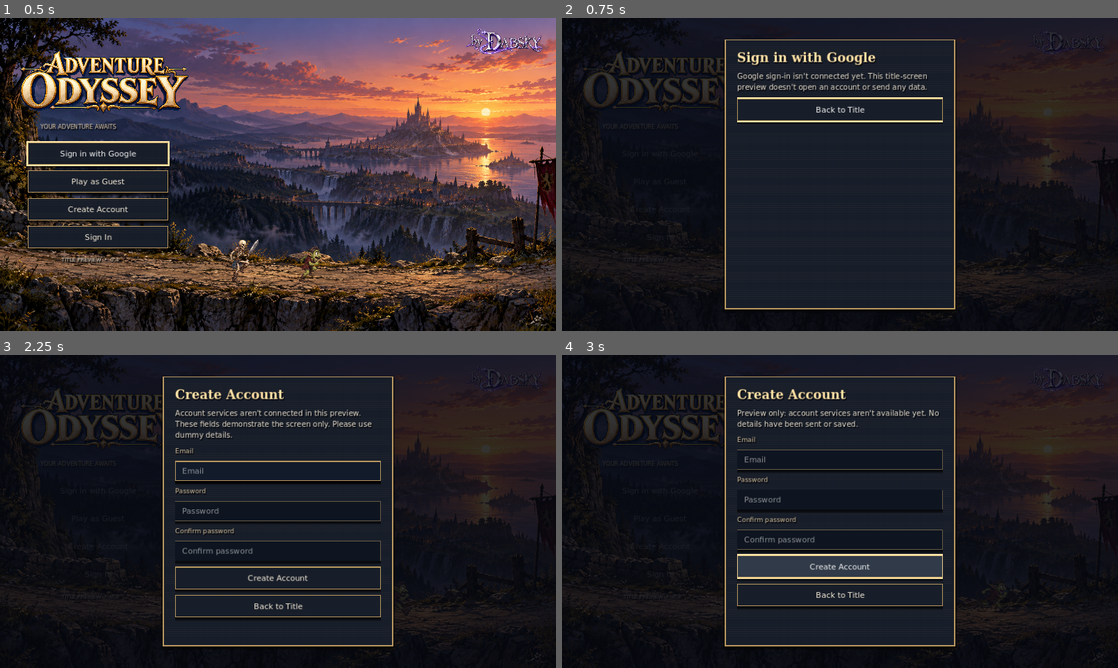
Above: before the commit, frames 1-4 (two rows, left to right).
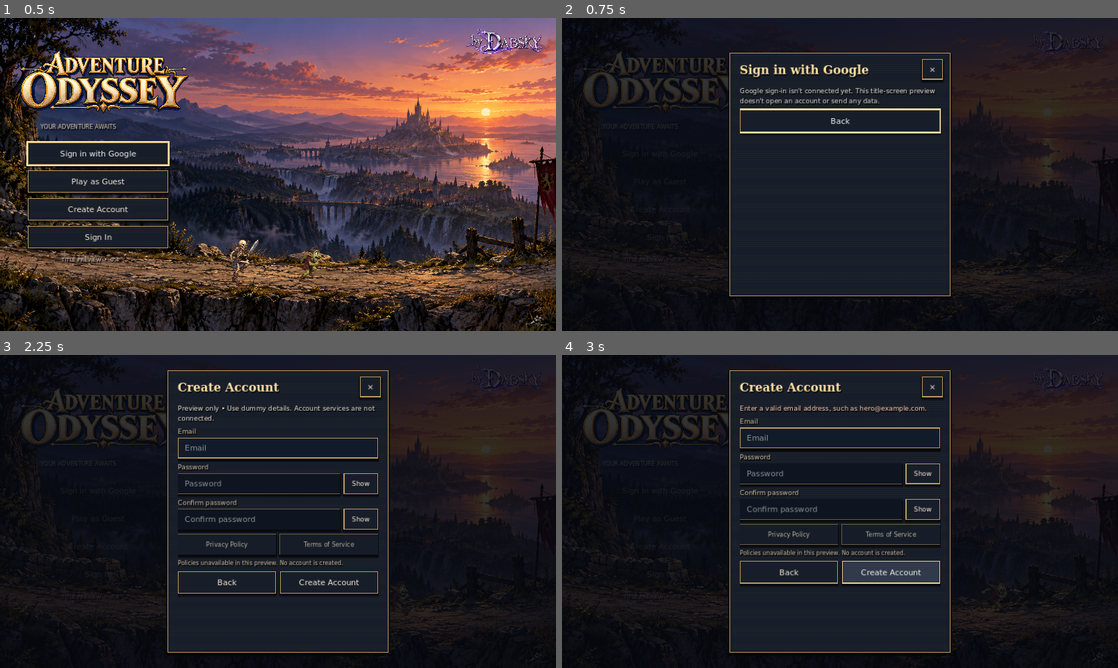
Above: after the commit, the same moments.

Repository: demetrecerrone-star/Adventure-Odyssey
Game: Godot game, scene res://scenes/main.tscn
Two runs of this game, one before a commit and one after it. Both use one fixed random seed, a clock stepped at 60 frames per second and the inputs below.
Inputs (mouse positions are in pixels of both pictures, inside the frame that each line leads up to):
- Up to frame 1 (0.5 s): no input
- Up to frame 2 (0.75 s): click "Sign in with Google" at 0.5 s
- Up to frame 3 (2.25 s): click (278, 445) at 1.25 s, where only the run before the commit has a clickable "Back to Title"; click "Create Account" at 2 s
- Up to frame 4 (3 s): click "Create Account" at 2.75 s

Frame 1 is identical in both runs. In frame 2, 5.8% of the frame differs, in the area x 29-71%, y 6-94%; in frame 3, 9.1%; in frame 4, 10%, in the area x 29-71%, y 4-96%.

Commit message:
Refine account preview panel and interaction coverage

Diff:
--- a/src/main.gd
+++ b/src/main.gd
@@ -13,6 +13,10 @@
 var modal_panel: Panel
 var modal_box: VBoxContainer
 var notice: Label
+var modal_scroll: ScrollContainer
+var password_toggles: Array[Button] = []
+var legal_controls: Array[Button] = []
+var modal_close: Button
 var fields: Array[LineEdit] = []
 var buttons: Array[Button] = []
 var previous_focus: Control
@@ -139,8 +143,19 @@
 	brand.position = Vector2(safe.end.x - brand.size.x, safe.position.y)
 	if is_instance_valid(modal):
 		modal.size = size
-		modal_panel.size = Vector2(minf(530, safe.size.x), minf(620, safe.size.y))
-		modal_panel.position = safe.get_center() - modal_panel.size * 0.5
+		_layout_modal(_keyboard_safe_rect(safe))
+
+func _keyboard_safe_rect(safe: Rect2) -> Rect2:
+	if OS.has_feature("android"):
+		var screen := Vector2(DisplayServer.screen_get_size())
+		var keyboard_height := DisplayServer.virtual_keyboard_get_height()
+		if screen.y > 0 and keyboard_height > 0:
+			safe = safe.intersection(Rect2(Vector2.ZERO, Vector2(size.x, size.y - keyboard_height * size.y / screen.y)))
+	return safe
+
+func _layout_modal(safe: Rect2) -> void:
+	modal_panel.size = Vector2(minf(510, safe.size.x), minf(650 if modal_kind == "create" else 560, safe.size.y))
+	modal_panel.position = safe.get_center() - modal_panel.size * 0.5
 
 func open_modal(kind: String) -> void:
 	if is_instance_valid(modal):
@@ -161,39 +176,59 @@
 	modal_panel.set_script(TEXTURED_PANEL)
 	modal_panel.add_theme_stylebox_override("panel", _style(INK, BRASS))
 	modal.add_child(modal_panel)
-	var scroll := ScrollContainer.new()
-	scroll.set_anchors_and_offsets_preset(Control.PRESET_FULL_RECT)
-	scroll.offset_left = 28
-	scroll.offset_top = 24
-	scroll.offset_right = -28
-	scroll.offset_bottom = -24
-	scroll.horizontal_scroll_mode = ScrollContainer.SCROLL_MODE_DISABLED
-	modal_panel.add_child(scroll)
+	var headings := {"signin": "Sign In", "create": "Create Account", "google": "Sign in with Google", "guest": "Title Preview"}
+	var heading := _label(headings[kind], 27, Color("ffe1a5"), TITLE)
+	heading.position = Vector2(24, 22)
+	modal_panel.add_child(heading)
+	modal_close = _button("×")
+	modal_close.tooltip_text = "Close and return to title"
+	modal_close.custom_minimum_size = Vector2(48, 48)
+	modal_close.set_anchors_and_offsets_preset(Control.PRESET_TOP_RIGHT)
+	modal_close.offset_left = -66
+	modal_close.offset_right = -18
+	modal_close.offset_top = 14
+	modal_close.offset_bottom = 62
+	modal_close.pressed.connect(close_modal)
+	modal_panel.add_child(modal_close)
+	modal_scroll = ScrollContainer.new()
+	modal_scroll.set_anchors_and_offsets_preset(Control.PRESET_FULL_RECT)
+	modal_scroll.offset_left = 24
+	modal_scroll.offset_top = 78
+	modal_scroll.offset_right = -24
+	modal_scroll.offset_bottom = -20
+	modal_scroll.horizontal_scroll_mode = ScrollContainer.SCROLL_MODE_DISABLED
+	modal_scroll.follow_focus = true
+	modal_panel.add_child(modal_scroll)
 	modal_box = VBoxContainer.new()
 	modal_box.size_flags_horizontal = Control.SIZE_EXPAND_FILL
-	modal_box.add_theme_constant_override("separation", 13)
-	scroll.add_child(modal_box)
-	var headings := {"signin": "Sign In", "create": "Create Account", "google": "Sign in with Google", "guest": "Title Preview"}
-	modal_box.add_child(_label(headings[kind], 29, Color("ffe1a5"), TITLE))
-	notice = _label("", 17, Color("e6decd"))
+	modal_box.add_theme_constant_override("separation", 10)
+	modal_scroll.add_child(modal_box)
+	notice = _label("", 15, Color("e6decd"))
 	notice.autowrap_mode = TextServer.AUTOWRAP_WORD_SMART
 	modal_box.add_child(notice)
 	if kind == "signin" or kind == "create":
-		notice.text = "Account services aren't connected in this preview. These fields demonstrate the screen only. Please use dummy details."
+		notice.text = "Preview only • Use dummy details. Account services are not connected."
 		_add_field("Email", false)
 		_add_field("Password", true)
 		if kind == "create":
 			_add_field("Confirm password", true)
-		var submit := _button("Create Account" if kind == "create" else "Sign In")
-		submit.pressed.connect(_submit_preview)
-		modal_box.add_child(submit)
+			_add_legal_preview()
 	elif kind == "google":
 		notice.text = "Google sign-in isn't connected yet. This title-screen preview doesn't open an account or send any data."
 	else:
 		notice.text = "You're viewing the first title-screen milestone. The new adventure is still being built.\n\nEnjoy the kingdom view and the chase!"
-	var close := _button("Back to Title")
+	var actions := HBoxContainer.new()
+	actions.add_theme_constant_override("separation", 10)
+	modal_box.add_child(actions)
+	var close := _button("Back")
+	close.size_flags_horizontal = Control.SIZE_EXPAND_FILL
 	close.pressed.connect(close_modal)
-	modal_box.add_child(close)
+	actions.add_child(close)
+	if kind == "signin" or kind == "create":
+		var submit := _button("Create Account" if kind == "create" else "Sign In")
+		submit.size_flags_horizontal = Control.SIZE_EXPAND_FILL
+		submit.pressed.connect(_submit_preview)
+		actions.add_child(submit)
 	_layout()
 	if fields.size() > 0:
 		fields[0].grab_focus()
@@ -201,24 +236,94 @@
 		close.grab_focus()
 
 func _add_field(caption: String, secret: bool) -> void:
-	modal_box.add_child(_label(caption, 15, Color("cfbb98")))
+	var group := VBoxContainer.new()
+	group.add_theme_constant_override("separation", 4)
+	modal_box.add_child(group)
+	group.add_child(_label(caption, 15, Color("cfbb98")))
+	var row := HBoxContainer.new()
+	row.add_theme_constant_override("separation", 8)
+	group.add_child(row)
 	var field := LineEdit.new()
 	field.placeholder_text = caption
+	field.tooltip_text = caption
 	field.secret = secret
-	field.custom_minimum_size.y = 46
+	field.custom_minimum_size = Vector2(0, 48)
+	field.size_flags_horizontal = Control.SIZE_EXPAND_FILL
 	field.max_length = 254
 	field.virtual_keyboard_type = LineEdit.KEYBOARD_TYPE_PASSWORD if secret else LineEdit.KEYBOARD_TYPE_EMAIL_ADDRESS
+	field.add_theme_color_override("font_color", Color("f4ead8"))
 	field.add_theme_stylebox_override("normal", _style(Color("0e1520"), Color("695b47"), 1))
 	field.add_theme_stylebox_override("focus", _style(Color("121b2a"), BRASS))
-	field.text_submitted.connect(func(_text): _submit_preview())
-	modal_box.add_child(field)
+	var index := fields.size()
+	field.text_submitted.connect(func(_text):
+		if index + 1 < fields.size():
+			fields[index + 1].grab_focus()
+		else:
+			_submit_preview()
+	)
+	row.add_child(field)
 	fields.append(field)
+	if secret:
+		var toggle := _button("Show")
+		toggle.custom_minimum_size = Vector2(80, 48)
+		toggle.add_theme_font_size_override("font_size", 15)
+		toggle.toggle_mode = true
+		toggle.tooltip_text = "Show " + caption.to_lower()
+		toggle.toggled.connect(func(visible_password: bool):
+			field.secret = not visible_password
+			toggle.text = "Hide" if visible_password else "Show"
+			toggle.tooltip_text = ("Hide " if visible_password else "Show ") + caption.to_lower()
+		)
+		row.add_child(toggle)
+		password_toggles.append(toggle)
+
+func _add_legal_preview() -> void:
+	var row := HBoxContainer.new()
+	row.add_theme_constant_override("separation", 8)
+	modal_box.add_child(row)
+	for caption in ["Privacy Policy", "Terms of Service"]:
+		var link := _button(caption)
+		link.custom_minimum_size.y = 48
+		link.size_flags_horizontal = Control.SIZE_EXPAND_FILL
+		link.add_theme_font_size_override("font_size", 14)
+		link.add_theme_stylebox_override("disabled", _style(Color("161d28"), Color("695b47"), 1))
+		link.add_theme_color_override("font_disabled_color", Color("b6ac98"))
+		link.disabled = true
+		link.tooltip_text = "Unavailable in this preview: approved document not supplied"
+		row.add_child(link)
+		legal_controls.append(link)
+	var explanation := _label("Policies unavailable in this preview. No account is created.", 13, Color("cfbb98"))
+	explanation.autowrap_mode = TextServer.AUTOWRAP_WORD_SMART
+	modal_box.add_child(explanation)
+
+func _validation_error(message: String, index: int) -> void:
+	notice.text = message
+	notice.add_theme_color_override("font_color", Color("ffcbac"))
+	fields[index].grab_focus()
+	modal_scroll.scroll_vertical = 0
 
 func _submit_preview() -> void:
-	# No network calls, account creation, authentication, password logging or persistence.
-	notice.text = "Preview only: account services aren't available yet. No details have been sent or saved."
+	# UI validation only. No network calls, account creation, logging or persistence.
+	var email := fields[0].text.strip_edges()
+	var email_pattern := RegEx.new()
+	email_pattern.compile("^[^\\s@]+@[^\\s@]+\\.[^\\s@]+$")
+	if email_pattern.search(email) == null:
+		_validation_error("Enter a valid email address, such as hero@example.com.", 0)
+		return
+	if fields[1].text.length() < 8:
+		_validation_error("Use at least 8 characters for this preview password.", 1)
+		return
+	if modal_kind == "create" and fields[1].text != fields[2].text:
+		_validation_error("Your passwords don't match. Try again.", 2)
+		return
+	notice.add_theme_color_override("font_color", Color("e6decd"))
+	notice.text = "Fields checked. Account services aren't available yet. No account was created and no details were sent or saved."
 	for field in fields:
 		field.clear()
+	for toggle in password_toggles:
+		toggle.button_pressed = false
+	fields[0].grab_focus()
+	modal_scroll.scroll_vertical = 0
 
 func close_modal() -> void:
 	if not is_instance_valid(modal):
@@ -226,6 +331,9 @@
 	for field in fields:
 		field.clear()
 	fields.clear()
+	password_toggles.clear()
+	legal_controls.clear()
+	DisplayServer.virtual_keyboard_hide()
 	remove_child(modal)
 	modal.queue_free()
 	modal = null
@@ -271,6 +379,8 @@
 		runners.append(sprite)
 
 func _process(delta: float) -> void:
+	if is_instance_valid(modal) and OS.has_feature("android"):
+		_layout()
 	elapsed += delta
 	for i in range(runners.size()):
 		var x := fmod(elapsed * 112 + size.x * 0.55, size.x + 420) - 200 + i * 150
--- a/tests/title_screenshot.gd
+++ b/tests/title_screenshot.gd
@@ -29,6 +29,21 @@
 	scene.close_modal()
 	scene.open_modal("create")
 	await capture("res://screenshots/title_create.png")
+	scene.fields[0].text = "hero@example.com"
+	scene.fields[1].text = "preview-only"
+	scene.fields[2].text = "different-preview"
+	scene._submit_preview()
+	await capture("res://screenshots/title_create_validation.png")
+	scene.close_modal()
+	root.size = Vector2i(800,450)
+	await process_frame
+	scene.open_modal("create")
+	await capture("res://screenshots/title_create_narrow.png")
+	# Exercise scrolling with a simulated keyboard/cutout region. This is not
+	# a device screenshot or evidence of an actual Android keyboard session.
+	scene._layout_modal(Rect2(44, 24, 712, 244))
+	scene.fields[2].grab_focus()
+	await capture("res://screenshots/title_create_keyboard_region.png")
 	scene.close_modal()
 	root.size = Vector2i(1600,720)
 	await process_frame
--- a/tests/title_test.gd
+++ b/tests/title_test.gd
@@ -25,8 +25,9 @@
 		if kind == "signin" or kind == "create":
 			check(scene.fields.size() == (3 if kind == "create" else 2), "correct fields")
 			check(scene.fields[1].secret, "password masked")
-			for field in scene.fields:
-				field.text = "dummy-preview"
+			scene.fields[0].text = "hero@example.com"
+			for index in range(1, scene.fields.size()):
+				scene.fields[index].text = "dummy-preview"
 			scene._submit_preview()
 			for field in scene.fields:
 				check(field.text.is_empty(), "dummy credentials cleared")
@@ -36,6 +37,51 @@
 		check(scene.modal == null and scene.fields.is_empty(), "modal removed and fields discarded")
 		check(not scene.buttons[0].disabled, "menu restored")
 		check(root.gui_get_focus_owner() != null, "keyboard focus restored")
+	scene.open_modal("create")
+	await process_frame
+	await process_frame
+	check(scene.password_toggles.size() == 2, "independent password visibility controls")
+	check(scene.legal_controls.size() == 2, "privacy and terms previews present")
+	for link in scene.legal_controls:
+		check(link.disabled, "unapproved policy never opens or claims consent")
+		check(link.size.y >= 48, "policy touch target")
+	check(scene.modal_close.size.x >= 48 and scene.modal_close.size.y >= 48, "close touch target")
+	check(scene.modal_scroll.follow_focus, "scroll follows keyboard focus")
+	check(scene.modal_box.size.y <= scene.modal_scroll.size.y, "compact panel fits standard landscape without scrolling")
+	scene._submit_preview()
+	check("valid email" in scene.notice.text, "empty email validation")
+	scene.fields[0].text = "bad email@example.com"
+	scene._submit_preview()
+	check("valid email" in scene.notice.text, "email whitespace rejected")
+	scene.fields[0].text = "hero@example.com"
+	scene.fields[1].text = "short"
+	scene._submit_preview()
+	check("8 characters" in scene.notice.text, "short password validation")
+	scene.fields[1].text = "dummy-password"
+	scene.fields[2].text = "other-password"
+	scene._submit_preview()
+	check("don't match" in scene.notice.text, "confirmation mismatch")
+	scene.password_toggles[0].button_pressed = true
+	check(not scene.fields[1].secret and scene.fields[2].secret, "show affects only chosen field")
+	scene.password_toggles[0].button_pressed = false
+	check(scene.fields[1].secret, "hide restores mask")
+	scene.fields[0].text_submitted.emit(scene.fields[0].text)
+	check(root.gui_get_focus_owner() == scene.fields[1], "keyboard next advances field")
+	var retained_password = scene.fields[1]
+	scene.close_modal()
+	check(retained_password.text.is_empty(), "dismissal clears password before freeing")
+	await process_frame
+	scene.open_modal("create")
+	check(scene.fields[1].secret and scene.fields[1].text.is_empty(), "reopen masked and empty")
+	for safe in [Rect2(44, 24, 720, 312), Rect2(80, 28, 640, 220)]:
+		scene._layout_modal(safe)
+		await process_frame
+		await process_frame
+		check(safe.encloses(scene.modal_panel.get_rect()), "panel fits simulated cutout and keyboard safe region")
+		check(scene.modal_scroll.size.y > 0, "scroll remains usable with keyboard")
+		check(scene.modal_scroll.get_v_scroll_bar().max_value > scene.modal_scroll.size.y, "short landscape content scrolls")
+		check(scene.modal_panel.get_global_rect().encloses(scene.modal_close.get_global_rect()), "close stays reachable without scrolling")
+	scene.close_modal()
 	scene.open_modal("signin")
 	scene._notification(Node.NOTIFICATION_WM_GO_BACK_REQUEST)
 	check(scene.modal == null, "Android back dismisses")
Not shown, changed: README.md
